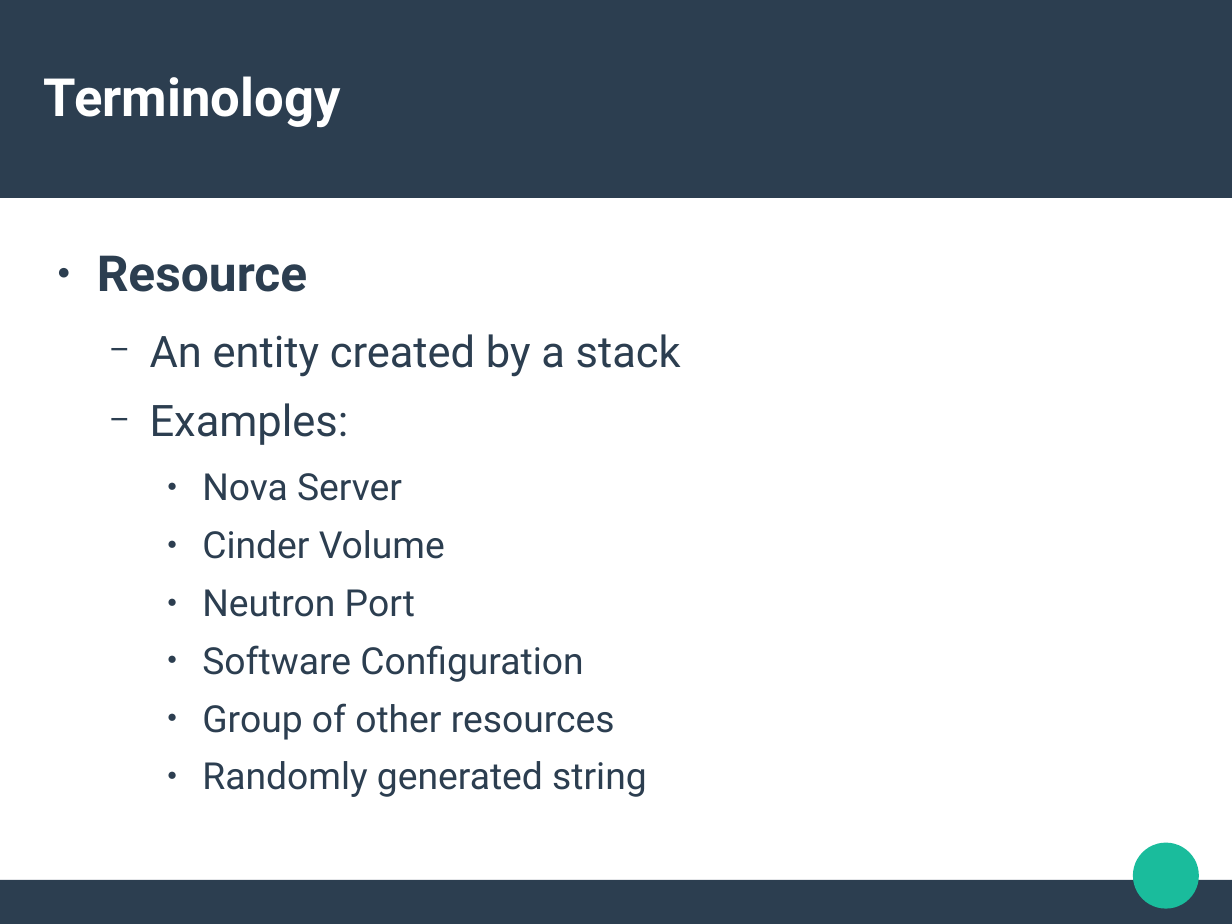
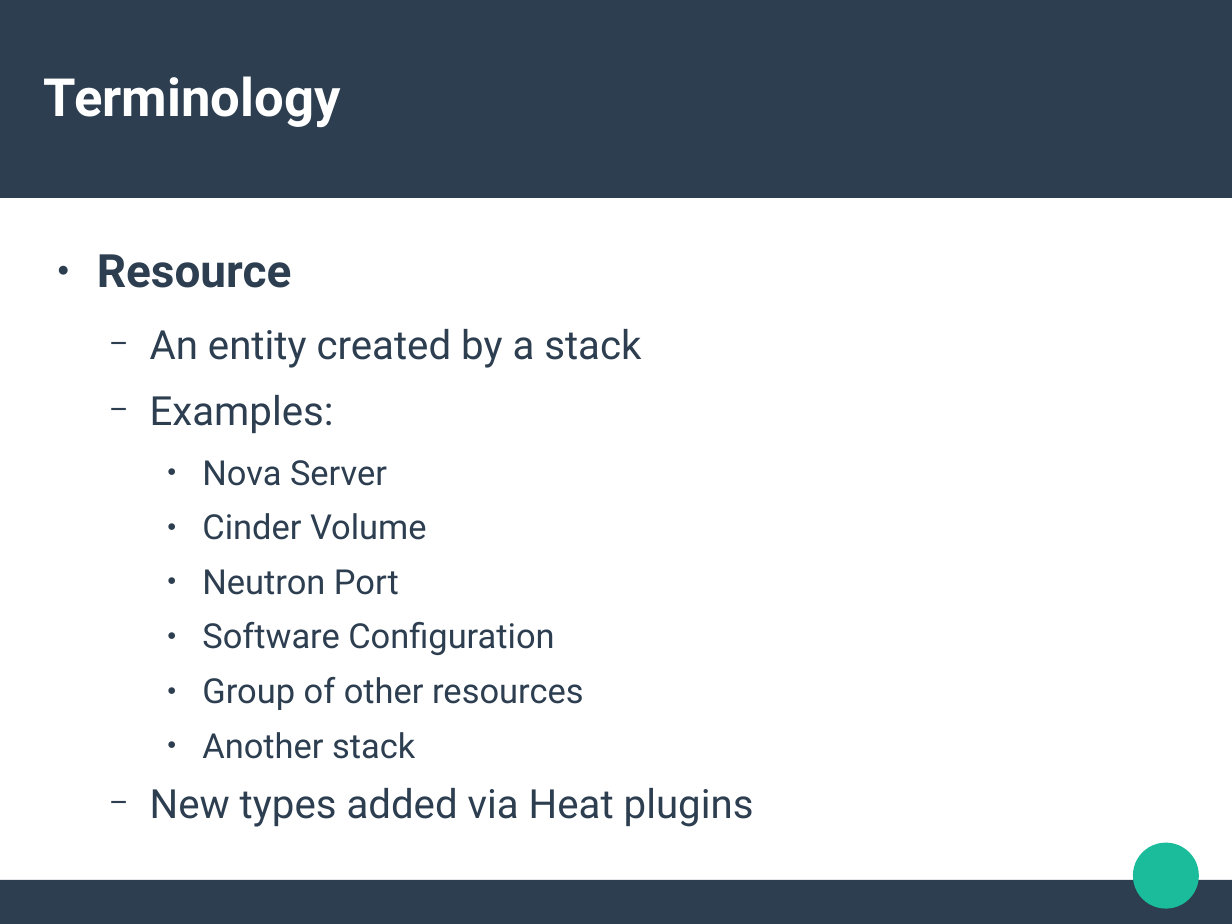
Before and after one commit to jdob/kukri, a slide deck: slide 8 of heat-templates/devconf-demo/devconf-2016.odp. Drawn at 1232x924 pixels with LibreOffice and Linux fonts; fonts in the diff are those of the drawing. Boxes give left, top, right and bottom in pixels: in the first picture for what was removed or moved away, otherwise in the second. Text is boxed around its words. In the diff, an @@ line names an element or a change of style, - is before the commit and + after.

```diff
--- a/heat-templates/devconf-demo/devconf-2016.odp
+++ b/heat-templates/devconf-demo/devconf-2016.odp
@@ text at box(97, 254, 641, 710): size 32 to 29.6 pt in "Resource"; size 28 to 25.9 pt in "An entity created by a stack", "Examples:"; size 24 to 22.2 pt in "Nova Server", "Cinder Volume", "Neutron Port", "Software Configuration" and 1 more places @@
@@ text at box(150, 732, 754, 827): text changed; size 24 to 25.9 pt @@
-    ● Randomly generated string
+    ● Another stack
+  − New types added via Heat plugins
```
Also in this commit, not shown: 6 other slides changed, 1 other file.
